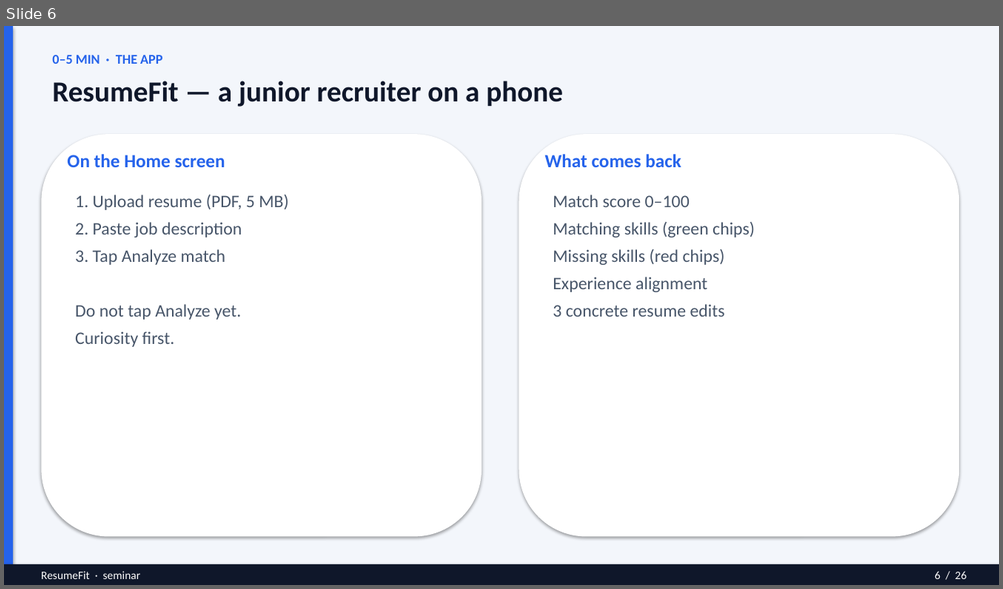
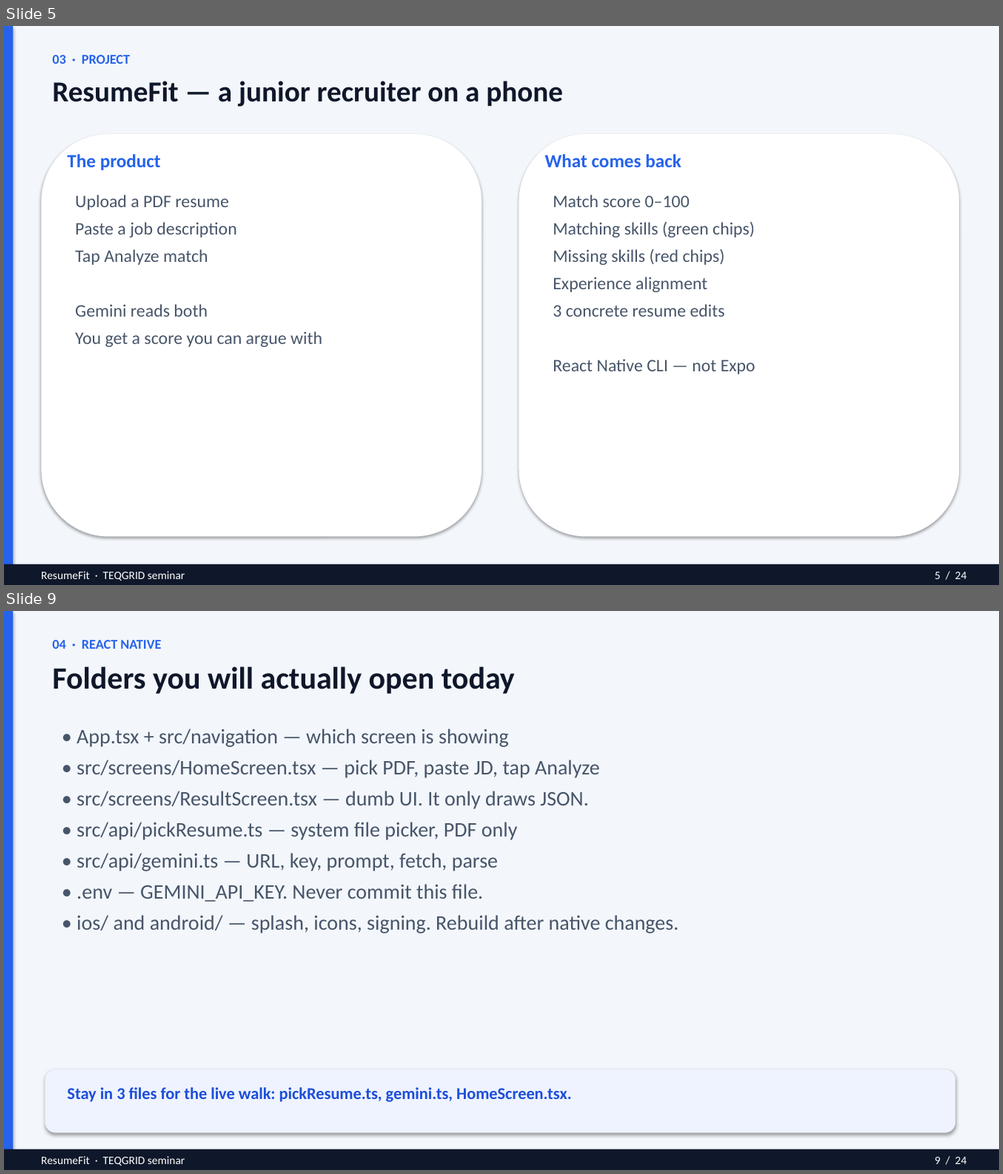
Before and after one commit to Aishwaryaofficial/resume-fit, a slide deck: ResumeFit-Seminar.pptx. Shown one above the other, each under a label of ours: slide 6 before the commit, slides 5 and 9 after it; the slides between them are not shown. The pictures are 1003x589 and 1003x1174 pixels, drawn with LibreOffice and Linux fonts; fonts in the diff are those of the drawing. Boxes give left, top, right and bottom in pixels: in the first picture for what was removed or moved away, otherwise in the second. Text is boxed around its words. In the diff, an @@ line names an element or a change of style, - is before the commit and + after.

```diff
--- a/ResumeFit-Seminar.pptx
+++ b/ResumeFit-Seminar.pptx
@@ slide 9 added at [4, 611, 999, 1170], background #FFFFFF @@
@@ rectangle added at [4, 611, 999, 1170], fill #F3F6FB @@
@@ rectangle added at [4, 611, 13, 1170], fill #2563EB @@
@@ text added at [52, 640, 161, 649], 13 pt, text #2563EB, bold @@
+04 · REACT NATIVE
@@ text added at [52, 667, 515, 694], 30 pt, text #0F172A, bold @@
+Folders you will actually open today
@@ text added at [77, 729, 679, 934], 20 pt, text #475569 @@
+• App.tsx + src/navigation — which screen is showing
+• src/screens/HomeScreen.tsx — pick PDF, paste JD, tap Analyze
+• src/screens/ResultScreen.tsx — dumb UI. It only draws JSON.
+• src/api/pickResume.ts — system file picker, PDF only
+• src/api/gemini.ts — URL, key, prompt, fetch, parse
+• .env — GEMINI_API_KEY. Never commit this file.
+• ios/ and android/ — splash, icons, signing. Rebuild after native changes.
@@ rounded rectangle added at [45, 1070, 956, 1133], fill #EEF3FF @@
@@ text added at [67, 1088, 572, 1102], 16 pt, text #1D4ED8, bold @@
+Stay in 3 files for the live walk: pickResume.ts, gemini.ts, HomeScreen.tsx.
@@ rectangle added at [4, 1150, 999, 1170], fill #0F172A @@
@@ text added at [41, 1156, 185, 1166], 11 pt, text #FFFFFF @@
+ResumeFit · TEQGRID seminar
@@ text added at [934, 1157, 967, 1165], 11 pt, text #FFFFFF @@
+9 / 24
@@ what was slide 6 is now slide 5 @@
@@ slide 5 changed as well @@
@@ text at [52, 55, 130, 64]: text changed @@
-0–5 MIN · THE APP
+03 · PROJECT
@@ text at [67, 154, 161, 170]: text changed @@
-On the Home screen
+The product
@@ text at [75, 195, 322, 347]: text changed @@
-1. Upload resume (PDF, 5 MB)
-2. Paste job description
-3. Tap Analyze match
-Do not tap Analyze yet.
-Curiosity first.
+Upload a PDF resume
+Paste a job description
+Tap Analyze match
+Gemini reads both
+You get a score you can argue with
@@ text at [552, 359, 755, 375]: paragraph added @@
+React Native CLI — not Expo
@@ text at [41, 571, 185, 581]: text changed @@
-ResumeFit · seminar
+ResumeFit · TEQGRID seminar
@@ text at [934, 572, 967, 580]: text changed @@
-6 / 26
+5 / 24
```
Also in this commit, not shown: 11 other slides changed, 11 other slides added, 14 slides removed, 3 other files.
